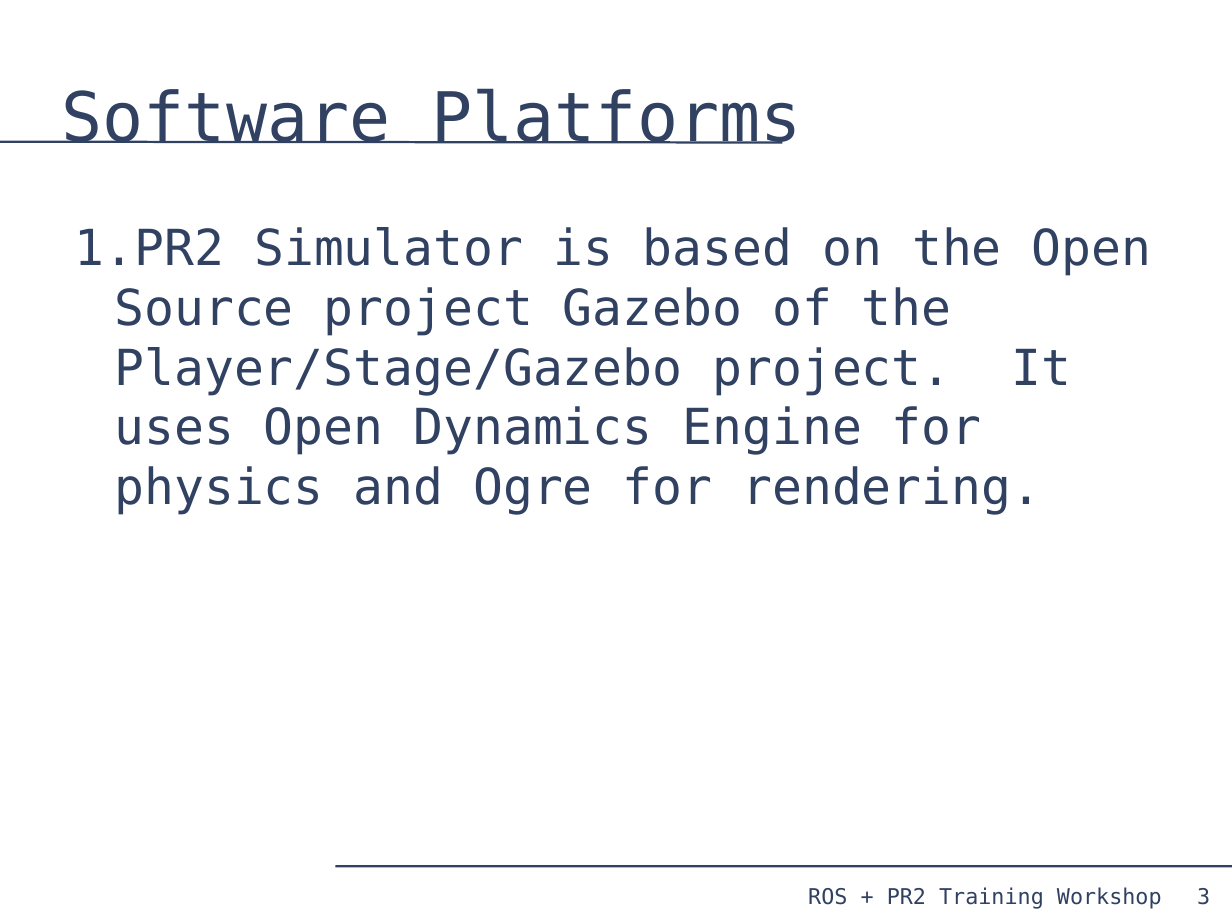
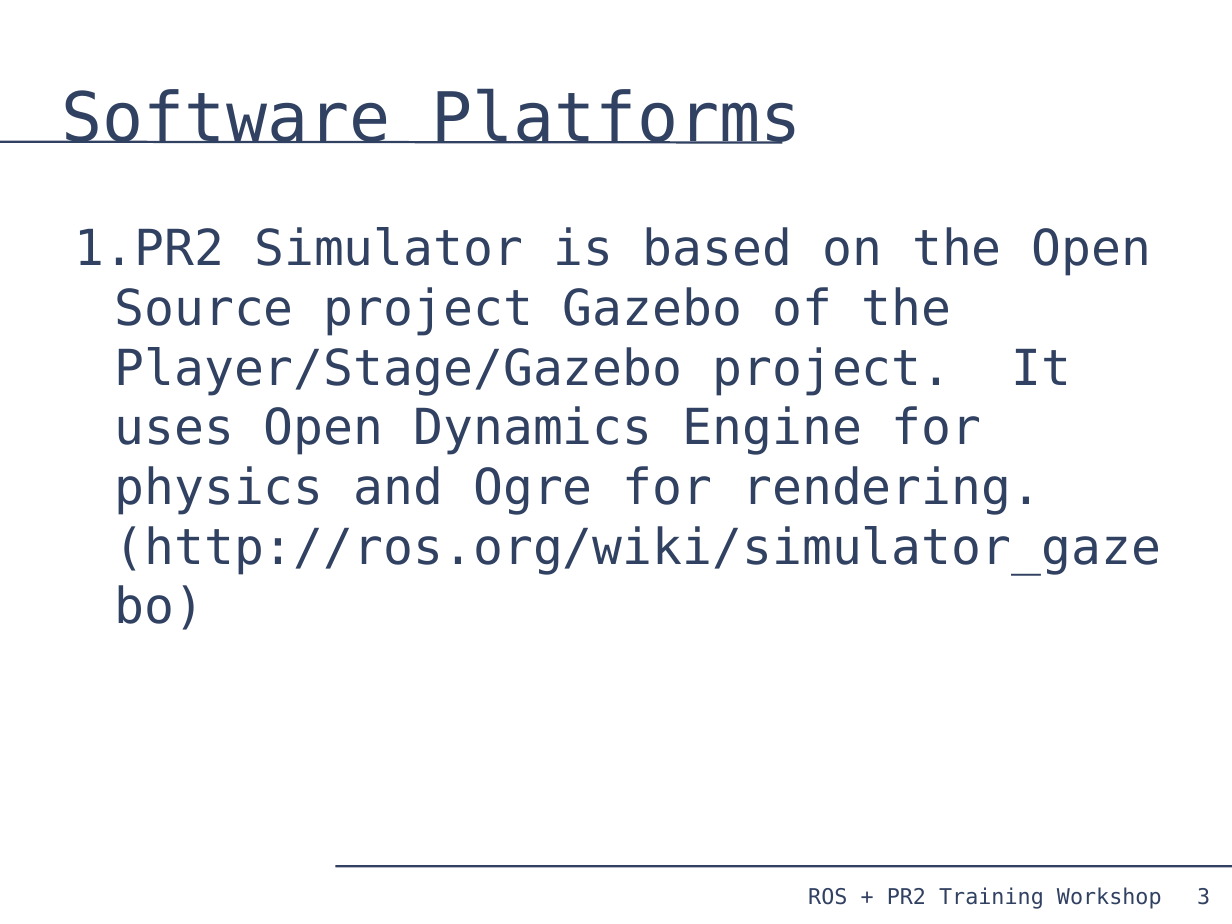
Before and after one commit to PR2/pr2_docs, a slide deck: slide 3 of pr2_training_workshop/simulation/simulation_training_workshop_rev2.odp. Drawn at 1232x924 pixels with LibreOffice and Linux fonts; fonts in the diff are those of the drawing. Boxes give left, top, right and bottom in pixels: in the first picture for what was removed or moved away, otherwise in the second. Text is boxed around its words. In the diff, an @@ line names an element or a change of style, - is before the commit and + after.

Commit message:
updates

```diff
--- a/pr2_training_workshop/simulation/simulation_training_workshop_rev2.odp
+++ b/pr2_training_workshop/simulation/simulation_training_workshop_rev2.odp
@@ text at [75, 227, 1161, 575]: text changed @@
-1. PR2 Simulator is based on the Open Source project Gazebo of the Player/Stage/Gazebo project. It uses Open Dynamics Engine for physics and Ogre for rendering.
+1. PR2 Simulator is based on the Open Source project Gazebo of the Player/Stage/Gazebo project. It uses Open Dynamics Engine for physics and Ogre for rendering. (http://ros.org/wiki/simulator_gazebo)
```
Also in this commit, not shown: 3 other slides changed.
